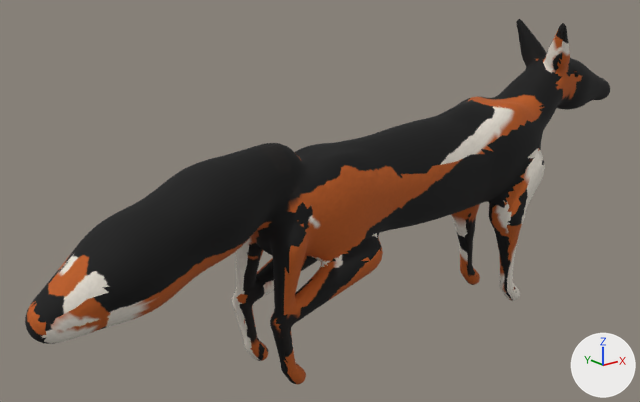
One commit to the glTF model assets/models/animals/fox.glb: the scene before it, then after it.
Camera for both pictures: a 50 mm camera at (-1.057, -1.103, 0.724) aimed at (-0.122, 0.066, 0.256). Arrows for +X, +Y and +Z are at lower right; the lights stay in place. The picture after the commit comes second. Vertices at exactly the same position are counted once.

The first picture shows 'fox'.
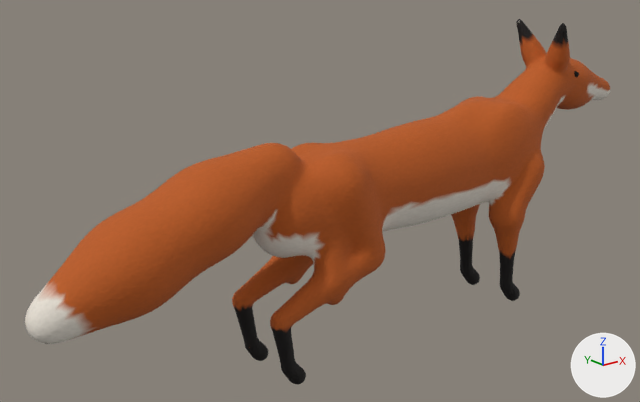
What differs and where, as boxes [x1, y1, x2, y2] in the pictures (640 x 402 px; the box of a moved part takes in the faces that stretch with it):
part 1 of me_mesh, moved or reshaped
    both: [39, 28, 610, 344]
part 2 of me_mesh, surface changed (black to brown)
    both: [25, 19, 609, 384]

What the commit changed:
me_mesh is used by ob_fox; location (0.0, 0.0, 0.0).
me_mesh had 7678 vertices, 15352 faces and spanned x -0.682..0.616, y -0.092..0.092, z -0.003..0.543.
me_mesh now has 7668 vertices, 15324 faces and spans x -0.682..0.616, y -0.092..0.092, z -0.003..0.543.
me_mesh part 1: 159 vertices moved from x -0.665..0.48, y -0.08..0.075, z 0.109..0.371 to x -0.666..0.478, y -0.081..0.085, z 0.106..0.373; 1779 vertices removed from x -0.652..0.598, y -0.09..0.088, z 0.002..0.529; 1769 vertices added at x -0.663..0.6, y -0.092..0.092, z 0.002..0.532.
me_mesh part 2: 10815 kept faces spanning x -0.682..0.616, y -0.092..0.092, z -0.003..0.543 get new texture (UV) coordinates.
